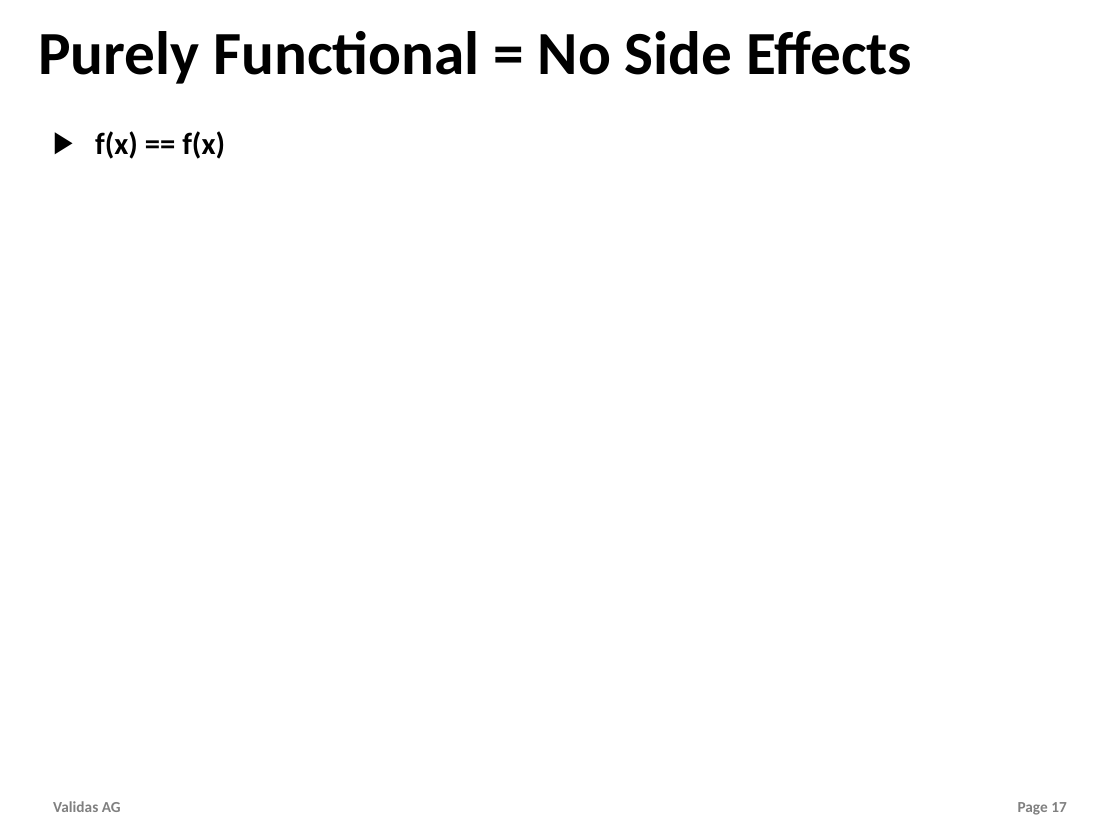
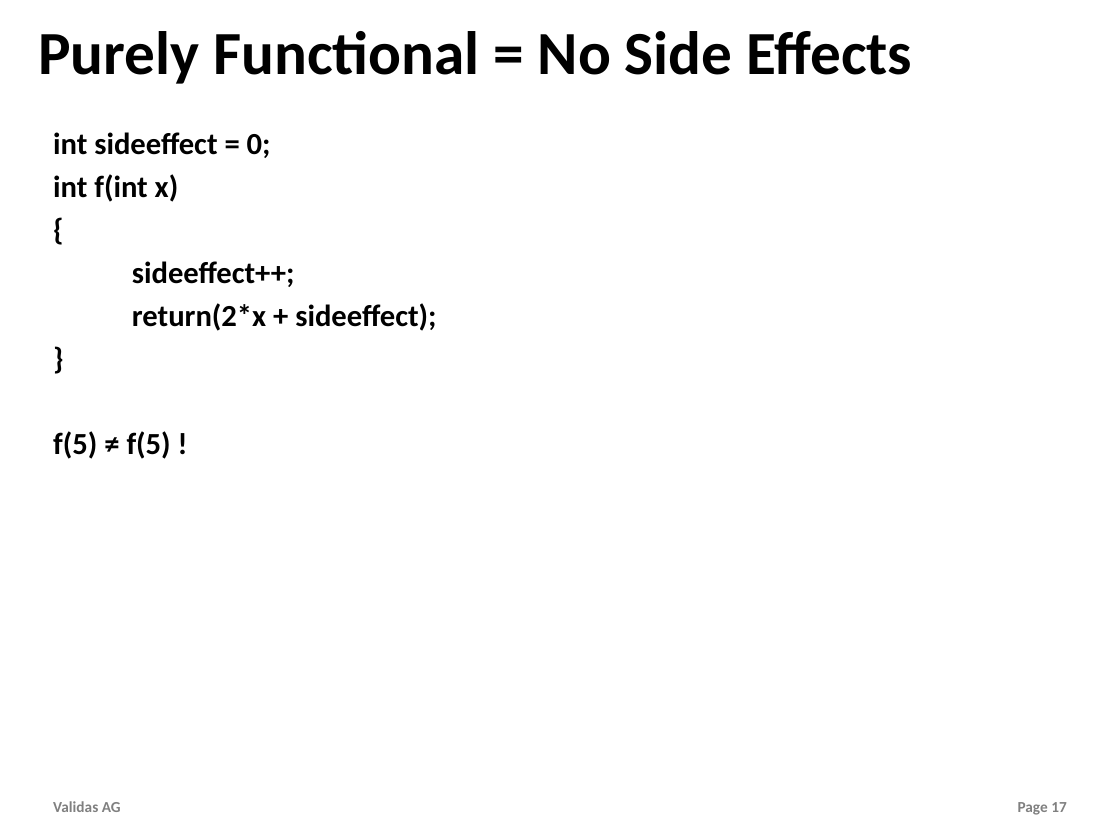
Before and after one commit to theoremprover/tvg, a slide deck: slide 17 of Vortraege/Towards_Haskell.pptx. Drawn at 1120x840 pixels with LibreOffice and Linux fonts; fonts in the diff are those of the drawing; background and template pictures are left out. Boxes give left, top, right and bottom in pixels: in the first picture for what was removed or moved away, otherwise in the second. Text is boxed around its words. In the diff, an @@ line names an element or a change of style, - is before the commit and + after.

```diff
--- a/Vortraege/Towards_Haskell.pptx
+++ b/Vortraege/Towards_Haskell.pptx
@@ text at box(53, 132, 436, 459): text changed @@
-▶ f(x) == f(x)
+int sideeffect = 0;
+int f(int x)
+{
+sideeffect++;
+return(2*x + sideeffect);
+}
+f(5) ≠ f(5) !
```
Also in this commit, not shown: 11 other slides changed, 12 slides added, 2 slides removed, 1 other file.
